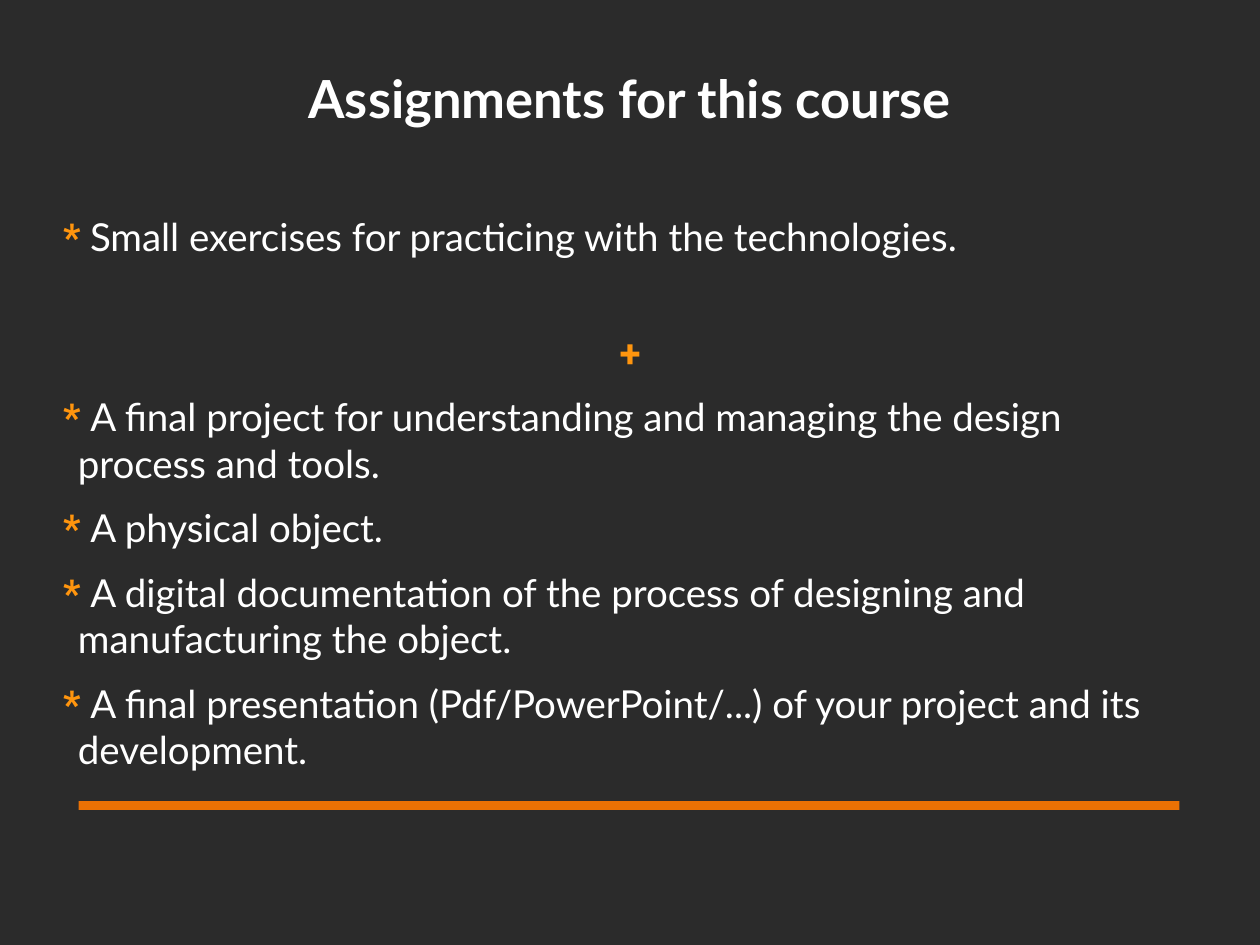
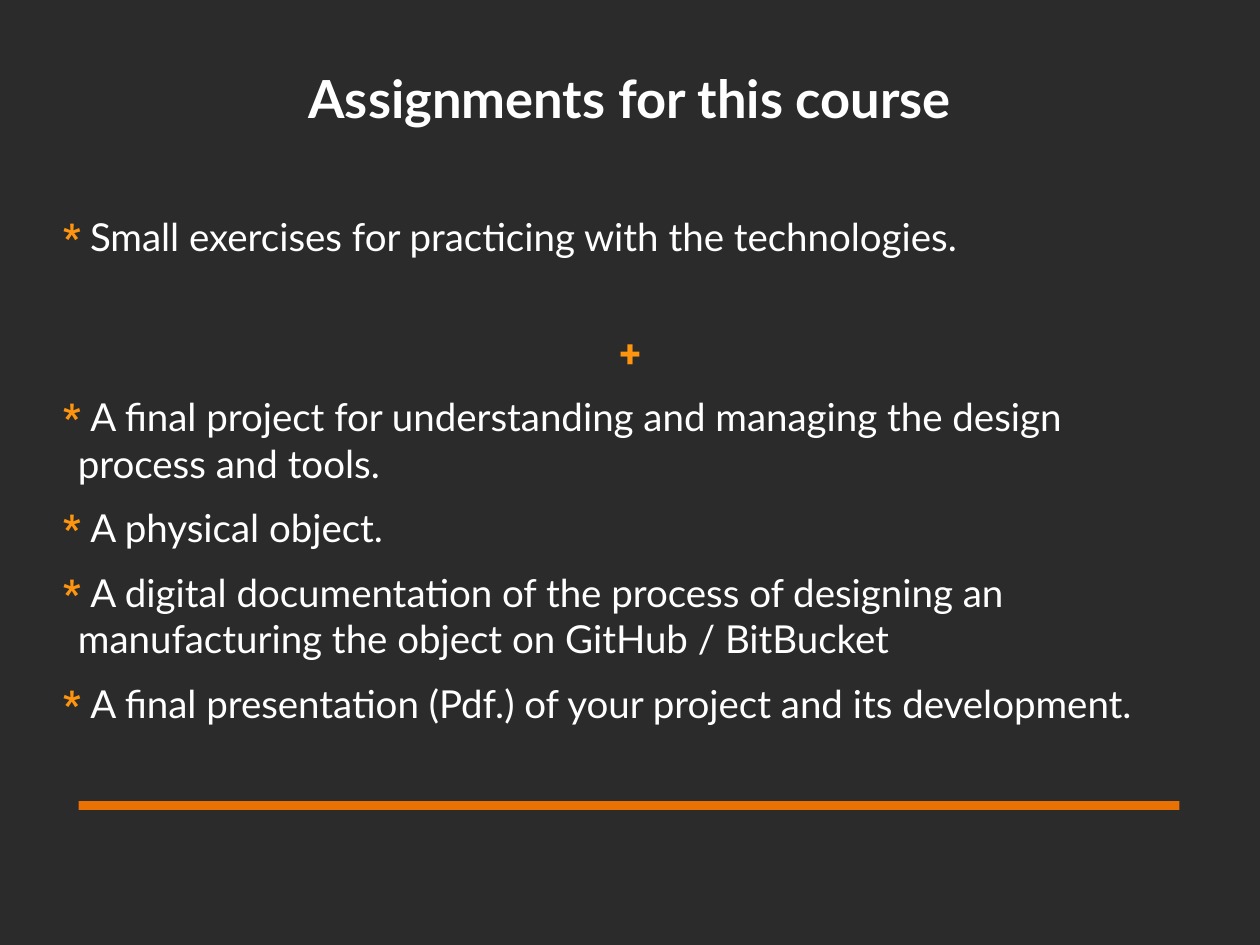
Before and after one commit to DigitalFabricationStudio/Slides, a slide deck: slide 11 of libreoffice/DigitalFabricationStudio.00__Introduction.odp (slide 10 before the commit). Drawn at 1260x945 pixels with LibreOffice and Linux fonts; fonts in the diff are those of the drawing; background and template pictures are left out; a plain dark background stands for a picture behind light text. Boxes give left, top, right and bottom in pixels: in the first picture for what was removed or moved away, otherwise in the second. Text is boxed around its words. In the diff, an @@ line names an element or a change of style, - is before the commit and + after.

```diff
--- a/libreoffice/DigitalFabricationStudio.00__Introduction.odp
+++ b/libreoffice/DigitalFabricationStudio.00__Introduction.odp
@@ text at (78,578,1131,725): text changed @@
-* A digital documentation of the process of designing and manufacturing the object.
-* A final presentation (Pdf/PowerPoint/...) of your project and its development.
+* A digital documentation of the process of designing an manufacturing the object on GitHub / BitBucket
+* A final presentation (Pdf.) of your project and its development.
```
Also in this commit, not shown: 10 other slides changed, 2 slides added, 1 slide removed, 3 other files.
